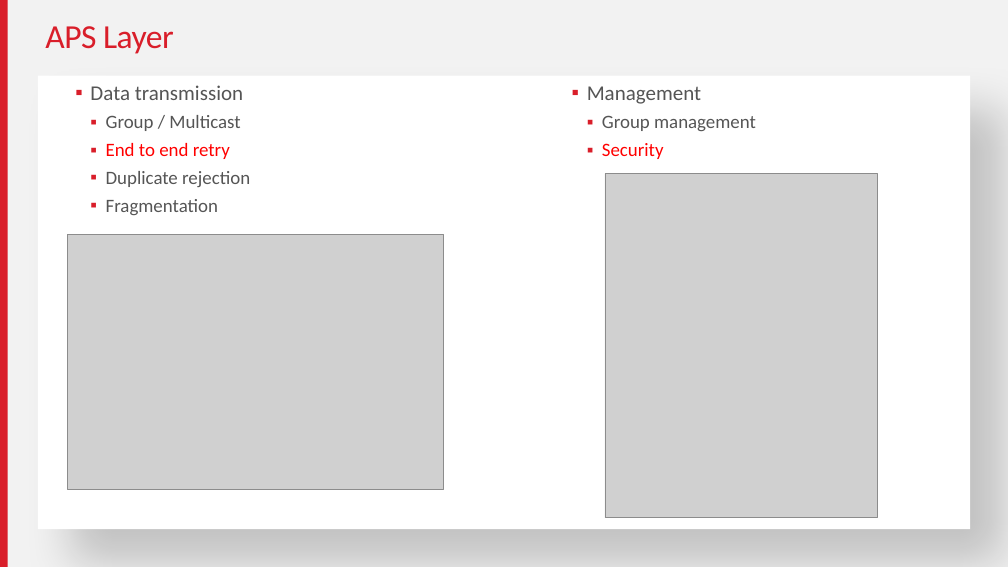
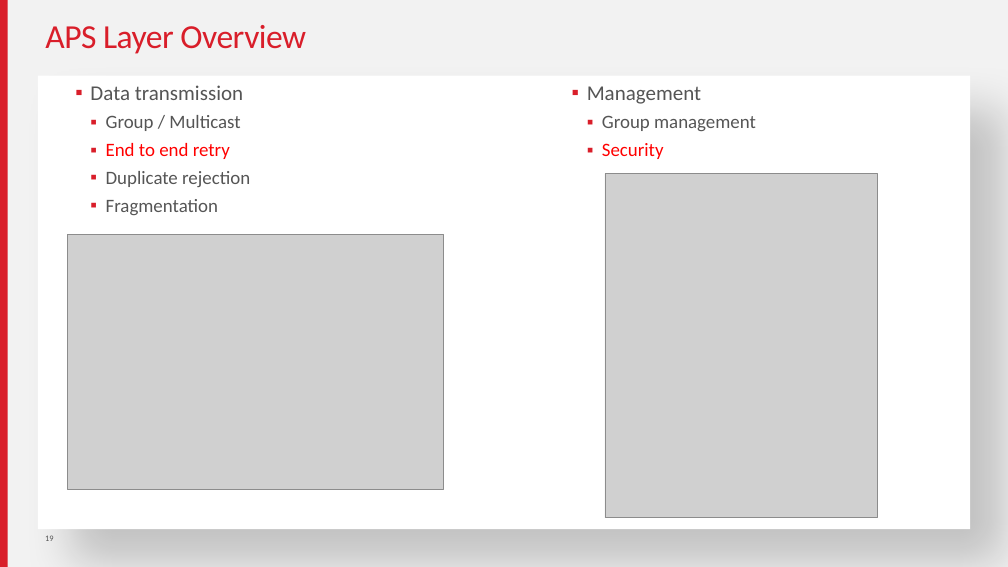
Before and after one commit to MarkDing/IoT-Developer-Boot-Camp-Wiki, a slide deck: slide 19 of zigbee/Zigbee Basic.pptx (slide 20 before the commit). Drawn at 1008x567 pixels with LibreOffice and Linux fonts; fonts in the diff are those of the drawing; grey boxes stand for pictures. Boxes give left, top, right and bottom in pixels: in the first picture for what was removed or moved away, otherwise in the second. Text is boxed around its words. In the diff, an @@ line names an element or a change of style, - is before the commit and + after.

```diff
--- a/zigbee/Zigbee Basic.pptx
+++ b/zigbee/Zigbee Basic.pptx
@@ title at [45,25,306,54]: text changed @@
-APS Layer
+APS Layer Overview
@@ page number added at [45,535,53,541], 8 pt, text #555555 @@
+19
```
Also in this commit, not shown: 11 other slides changed, 12 slides added, 10 slides removed, 5 other files.
